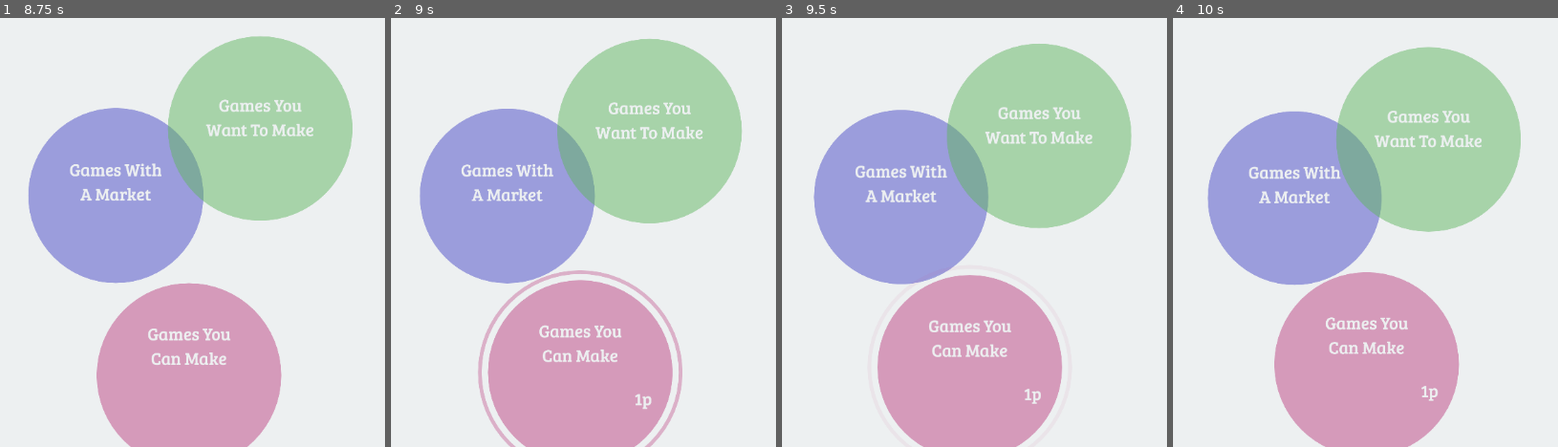
Above: before the commit, frames 1-4 (left to right).
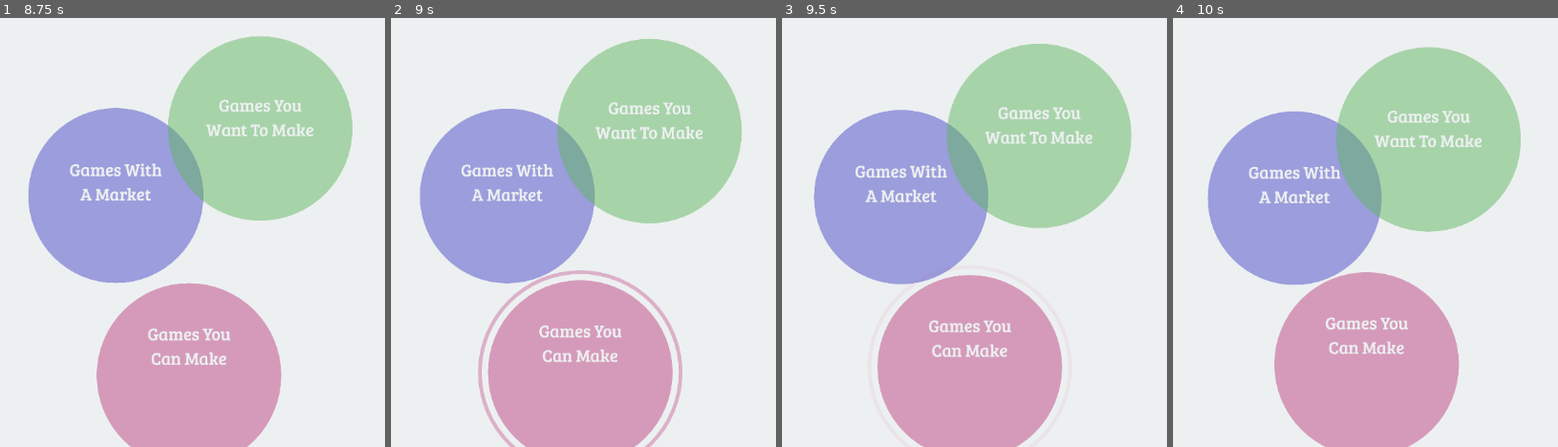
Above: after the commit, the same moments.

Repository: droqen/games-i-can-make
Game: Godot game, scene res://main.tscn
Same seed, same stepped clock (60 frames per second), same inputs: the game is played once before the commit and once after it.
Inputs (mouse positions are in pixels of both pictures, inside the frame that each line leads up to):
- Up to frame 1 (8.75 s): tap Enter at 0.5, 2 s; move the mouse to (354, 211) at 0.52 s; tap Space at 1.25, 2.75 s; move the mouse to (34, 253) at 1.27 s; move the mouse to (261, 138) at 2.02 s; move the mouse to (150, 318) at 2.77 s; move the mouse to (outside the picture) at 3.52 s; move the mouse to (outside the picture) at 4.27 s; move the mouse to (223, 232) at 5.02 s; move the mouse to (73, 125) at 5.77 s; move the mouse to (354, 211) at 6.52 s; move the mouse to (34, 253) at 7.27 s; move the mouse to (261, 138) at 8.02 s
- Up to frame 2 (9 s): move the mouse to (541, 318) at 8.77 s
- Up to frame 3 (9.5 s): no input
- Up to frame 4 (10 s): move the mouse to (outside the picture) at 9.52 s

Frame 1 is identical in both runs. In frame 2, less than 0.1% of the frame differs, in the area x 63-68%, y 87-92%; in frame 3, less than 0.1%; in frame 4, less than 0.1%.

Commit message:
games i love

Diff:
--- a/main.gd
+++ b/main.gd
@@ -55,23 +55,27 @@
 		canmake.radius = lerp(canmake.radius, 278.0, 0.01)
 		if wantmake.radius > 278.0:
 			wantmake.radius = lerp(wantmake.radius, 278.0, 0.01)
-
 		if impossiblegoal.modulate.a < 1: impossiblegoal.modulate.a += 0.01
 	else:
 		canmake.radius += 1
 		wantmake.radius += 1
-		if impossiblegoal.modulate.a > 0: impossiblegoal.modulate.a -= 0.01
-		elif not goalfree: venns.erase(impossiblegoal); goalfree = true;
+		if canmake.radius > 300:
+			if not goalfree: venns.erase(impossiblegoal); goalfree = true;
+		if impossiblegoal.modulate.a > 0:
+			impossiblegoal.modulate.a -= 0.01
 	camvel *= 0.90
 	camvel = lerp(camvel, camgoal - $Camera2D.position, 0.01)
 	$Camera2D.position += camvel
+
+	if randf() < 0.001 and impossiblegoal.score2 > 0:
+		impossiblegoal.score2 -= 1
 
 	if randf() < 0.001 and timescale >= 0.9:
 		impossiblegoal.position = Vector2(randf_range(-500,500), randf_range(-500,500))
 		impossiblegoal.vel = Vector2.RIGHT.rotated(randf()*TAU)*randf_range(0.1,0.2)
 		impossiblegoal.radius = 278
 		impossiblegoal.modulate.a = 0.0
-		impossiblegoal.score = 0
+		#impossiblegoal.score = int(impossiblegoal.score * randf_range(0.0,2.0))
 	else:
 		impossiblegoal.radius *= 0.9999
 		if impossiblegoal.modulate.a < 1:
@@ -87,6 +91,7 @@
 
 	if check_flash:
 		var yes_can_make : bool = false
+		var yes_want_make : bool = false
 		for venset in venns:
 			var tomouse : Vector2 = get_global_mouse_position() - venset.position
 			if tomouse.length_squared() < venset.radius*venset.radius:
@@ -97,13 +102,19 @@
 						goalfreepingcount += 1
 						if goalfreepingcount == 10:
 							windfish_awakened.emit()
+							print("game over")
+							#$can/Score.show()
+							$want/Score.show()
+					if venset == impossiblegoal:
+						if yes_want_make: impossiblegoal.score2 += 1
+				if venset == wantmake:
+					yes_want_make = true
 
 	var can_to_mouse = get_global_mouse_position() - canmake.position
 	canmake.vel = lerp(canmake.vel * 0.90, can_to_mouse.limit_length(100.0) * 0.1, 0.01)
 
 	var can_to_want : Vector2 = wantmake.position - canmake.position
 	var c2w_dist_sqr = can_to_want.length_squared()
-	prints(can_to_want, c2w_dist_sqr)
 	if c2w_dist_sqr > 0:
 		wantmake.vel += can_to_want / c2w_dist_sqr * 150.0 - can_to_want * 0.0003
 	wantmake.vel *= 0.90
--- a/main.tscn
+++ b/main.tscn
@@ -1,9 +1,17 @@
-[gd_scene load_steps=5 format=3 uid="uid://bv8kyq2tpsx8e"]
+[gd_scene load_steps=7 format=3 uid="uid://bv8kyq2tpsx8e"]
 
 [ext_resource type="Script" path="res://main.gd" id="1_6aqfw"]
 [ext_resource type="Material" uid="uid://ee62sy42l35c" path="res://venn_material.tres" id="2_jbal2"]
 [ext_resource type="Script" path="res://venn_set.gd" id="3_lkglq"]
 [ext_resource type="LabelSettings" uid="uid://txvfed65g53r" path="res://venn_label.tres" id="4_10q4v"]
+
+[sub_resource type="LabelSettings" id="LabelSettings_yb1vx"]
+font_size = 32
+font_color = Color(0.929412, 0.941176, 0.945098, 1)
+
+[sub_resource type="LabelSettings" id="LabelSettings_8nh85"]
+font_size = 32
+font_color = Color(0.929412, 0.941176, 0.945098, 1)
 
 [node name="main" type="Node2D"]
 script = ExtResource("1_6aqfw")
@@ -27,13 +35,13 @@
 horizontal_alignment = 1
 
 [node name="Score" type="Label" parent="market"]
-offset_left = -150.0
-offset_top = 62.0
-offset_right = 150.0
-offset_bottom = 207.0
-text = "0"
-label_settings = ExtResource("4_10q4v")
-horizontal_alignment = 1
+offset_left = -80.0
+offset_top = 46.0
+offset_right = 220.0
+offset_bottom = 191.0
+text = "0 released,
+0 you liked"
+label_settings = SubResource("LabelSettings_yb1vx")
 
 [node name="want" type="Node2D" parent="."]
 material = ExtResource("2_jbal2")
@@ -55,14 +63,15 @@
 horizontal_alignment = 1
 
 [node name="Score" type="Label" parent="want"]
+visible = false
 z_index = 1
-offset_left = -296.0
-offset_top = 63.0
-offset_right = 104.0
-offset_bottom = 208.0
-text = "0"
-label_settings = ExtResource("4_10q4v")
-horizontal_alignment = 1
+offset_left = -317.0
+offset_top = 56.0
+offset_right = 83.0
+offset_bottom = 201.0
+text = "0 you love"
+label_settings = SubResource("LabelSettings_8nh85")
+horizontal_alignment = 2
 
 [node name="can" type="Node2D" parent="."]
 material = ExtResource("2_jbal2")
@@ -83,6 +92,7 @@
 horizontal_alignment = 1
 
 [node name="Score" type="Label" parent="can"]
+visible = false
 z_index = 1
 offset_left = -184.0
 offset_top = 43.0
--- a/venn_set.gd
+++ b/venn_set.gd
@@ -5,6 +5,7 @@
 var vel : Vector2
 var flash : float = 0.0
 var score : int = 0
+var score2 : int = 0
 
 @export var radius : float = 10.0
 @export var colour : Color = Color.RED
@@ -20,7 +21,14 @@
 		if flash > 0.0: flash -= 0.02
 		if flash < 0.0: flash = 0.0
 		if score > 0:
-			$Score.text = str(score) + "p"
+			if name == 'want':
+				$Score.text = '%d you love' % score
+			elif name == 'can':
+				$Score.text = 'made %d games in total' % score
+			elif score2 > 0:
+				$Score.text = '%d released,\n %d you like'%[score,score2]
+			else:
+				$Score.text = '%d released\n'%[score]
 		else:
 			$Score.text = ''
 
